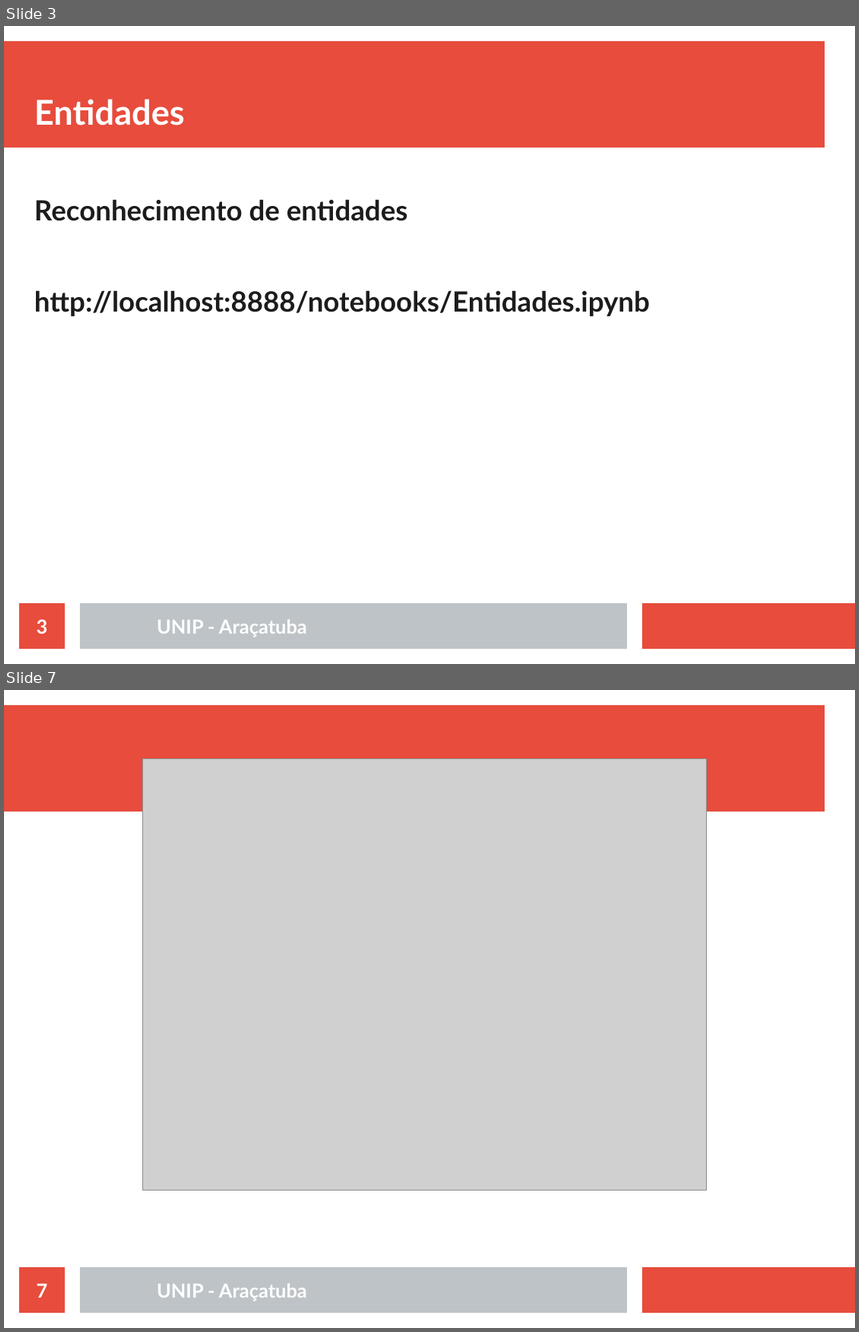
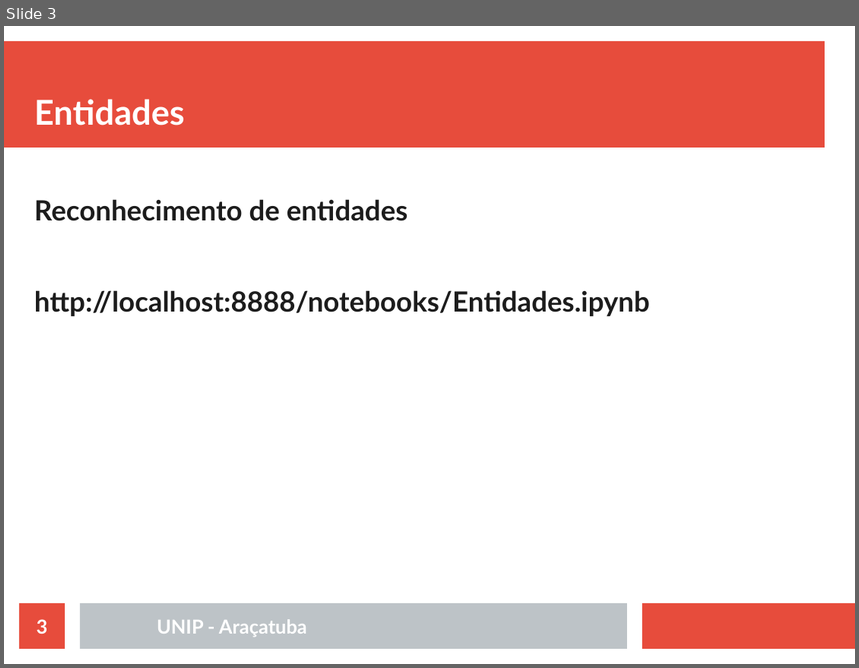
Before and after one commit to rafaelstojoao/pos-unip, a slide deck: [2020][modulo][Processamento_Linguagem_Natural]/[aula]02[classificacao].odp. Shown one above the other, each under a label of ours: slides 3 and 7 before the commit, slide 3 after it; the slides between them are not shown. The pictures are 859x1332 and 859x668 pixels, drawn with LibreOffice and Linux fonts; fonts in the diff are those of the drawing; grey boxes stand for pictures. Boxes give left, top, right and bottom in pixels: in the first picture for what was removed or moved away, otherwise in the second. Text is boxed around its words. In the diff, an @@ line names an element or a change of style, - is before the commit and + after.

```diff
--- a/[2020][modulo][Processamento_Linguagem_Natural]/[aula]02[classificacao].odp
+++ b/[2020][modulo][Processamento_Linguagem_Natural]/[aula]02[classificacao].odp
@@ slide 7 removed at (x1=4, y1=690, x2=855, y2=1328), background #FFFFFF; not listed: 3 template elements that a slide beside it also shows @@
@@ picture removed at (x1=143, y1=758, x2=707, y2=1191) @@
@@ page number removed at (x1=19, y1=1268, x2=65, y2=1313) @@
-7
@@ text removed at (x1=157, y1=1284, x2=307, y2=1301) @@
-UNIP - Araçatuba
```
Also in this commit, not shown: 3 slides changed, 25 slides added, 3 other slides removed, 46 other files.
